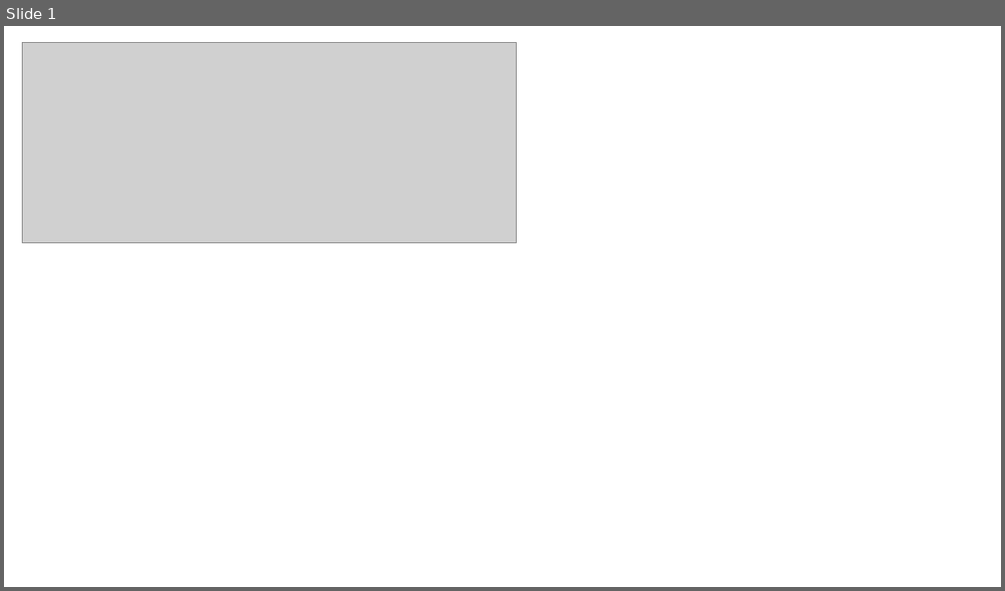
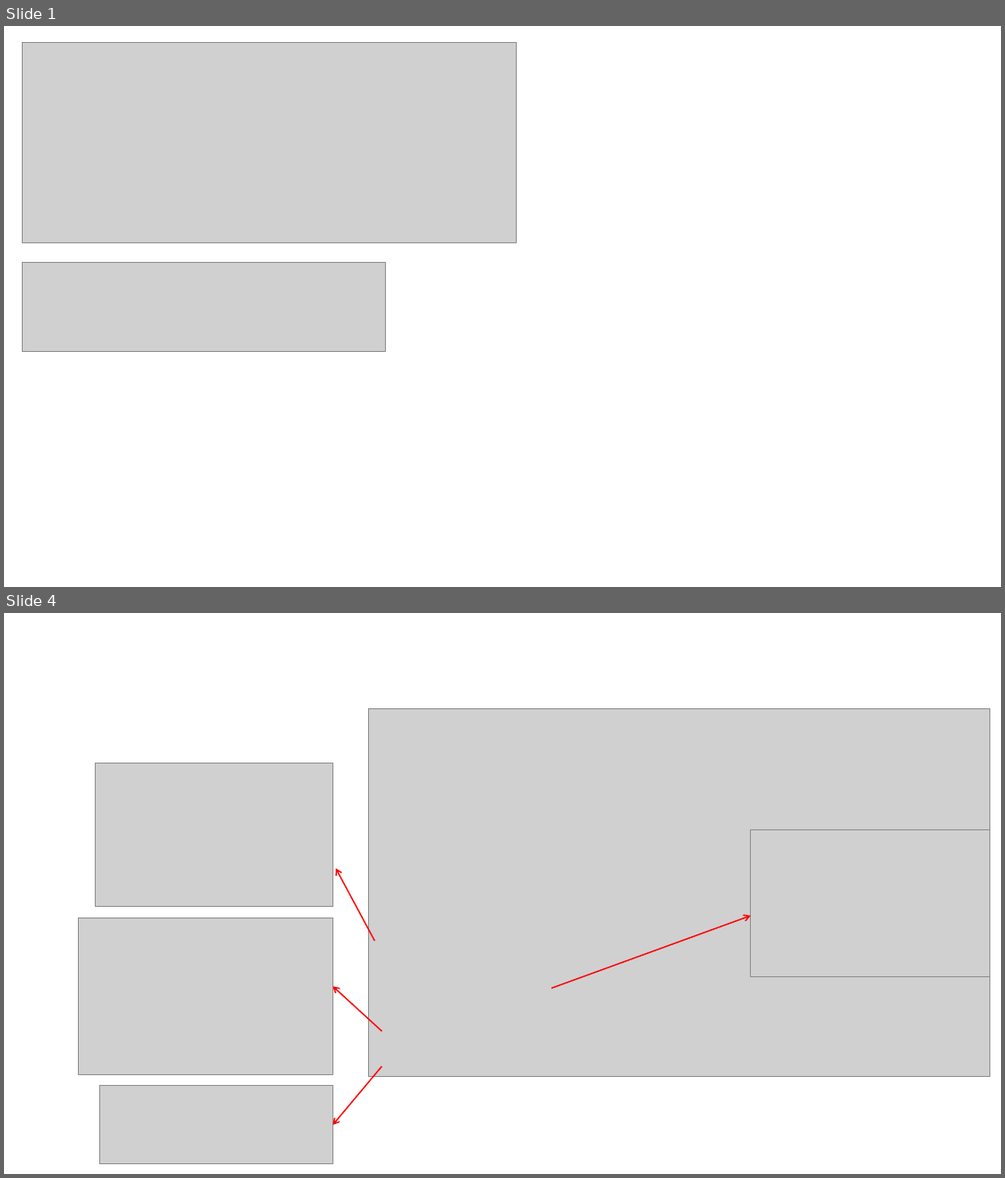
Before and after one commit to MarioQuijije/Data-Engineer, a slide deck: 2_ADF/PPT/15_Interview Questions/1_Azurelib/2_ADF/Question 38.pptx. Shown one above the other, each under a label of ours: slide 1 before the commit, slides 1 and 4 after it; the slides between them are not shown. The pictures are 1005x591 and 1005x1178 pixels, drawn with LibreOffice and Linux fonts; fonts in the diff are those of the drawing; grey boxes stand for pictures. Boxes give left, top, right and bottom in pixels: in the first picture for what was removed or moved away, otherwise in the second. Text is boxed around its words. In the diff, an @@ line names an element or a change of style, - is before the commit and + after.

```diff
--- a/2_ADF/PPT/15_Interview Questions/1_Azurelib/2_ADF/Question 38.pptx
+++ b/2_ADF/PPT/15_Interview Questions/1_Azurelib/2_ADF/Question 38.pptx
@@ slide 4 added at [4, 613, 1001, 1174], background #FFFFFF @@
@@ picture added at [368, 709, 989, 1077] @@
@@ picture added at [96, 763, 332, 906] @@
@@ picture added at [751, 830, 990, 976] @@
@@ arrow added from (375, 941) to (336, 868), #FF0000 1.25 pt @@
@@ picture added at [78, 917, 332, 1074] @@
@@ arrow added from (551, 989) to (751, 916), #FF0000 1.25 pt @@
@@ arrow added from (381, 1031) to (333, 986), #FF0000 1.25 pt @@
@@ arrow added from (381, 1066) to (333, 1125), #FF0000 1.25 pt @@
@@ picture added at [100, 1086, 333, 1164] @@
@@ slide 1 changed as well @@
@@ picture added at [22, 262, 386, 351] @@
```
Also in this commit, not shown: 1 other slide changed, 1 other slide added, 1 slide removed.
